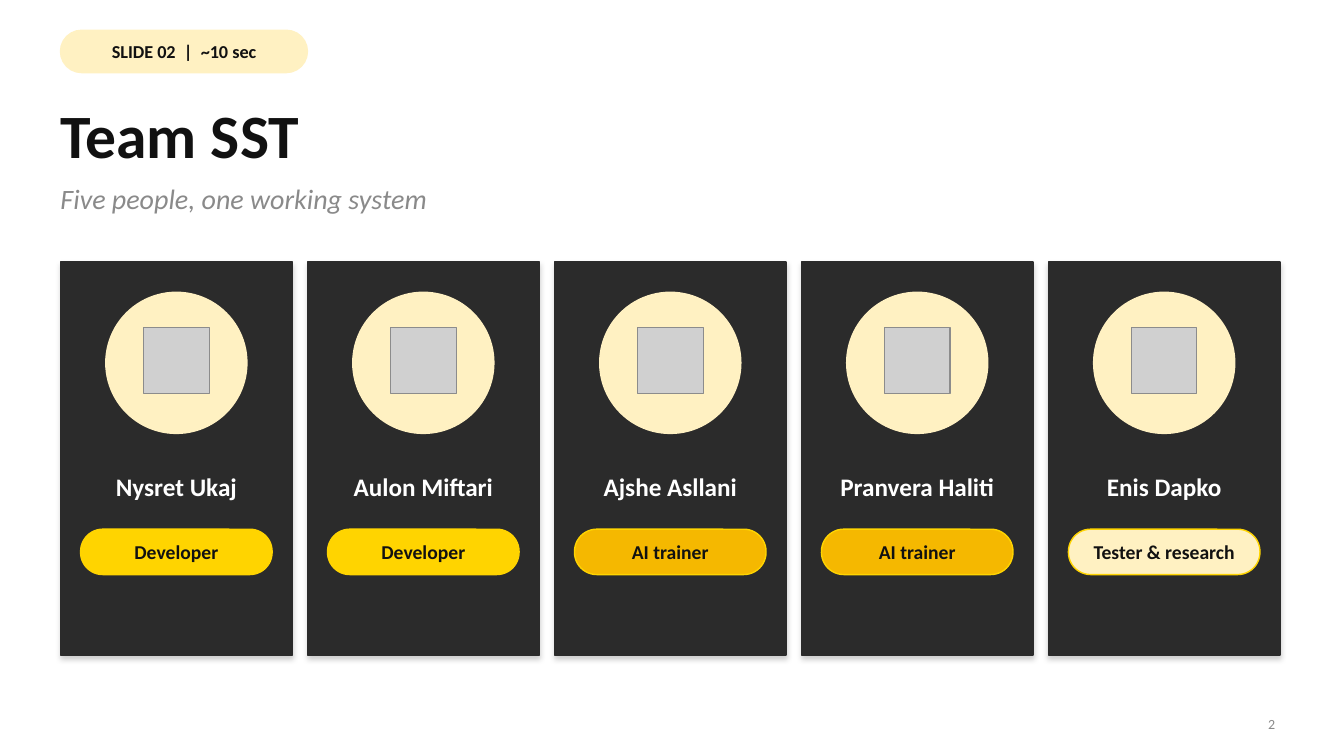
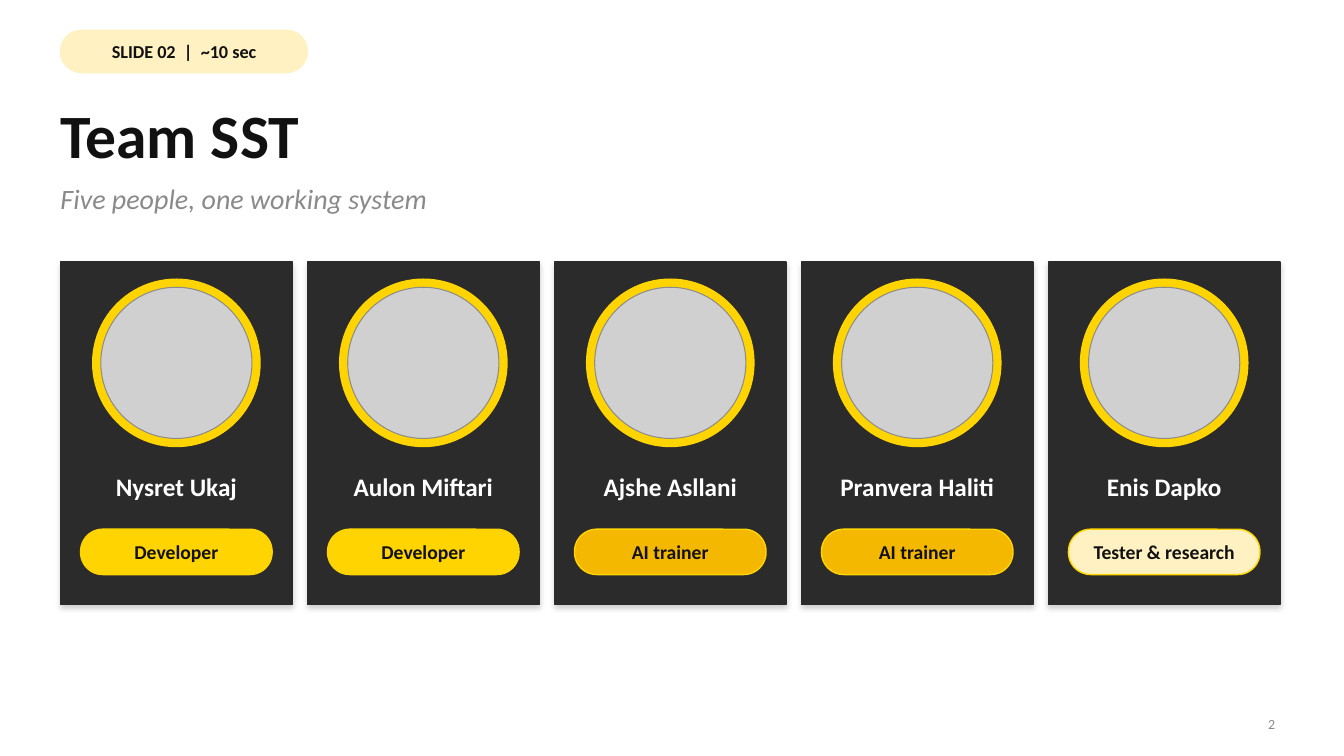
Before and after one commit to nysretukaj/hybrid-scope, a slide deck: slide 2 of pitch/HybridScope_pitch_3min.pptx. Drawn at 1344x756 pixels with LibreOffice and Linux fonts; fonts in the diff are those of the drawing; grey boxes stand for pictures. Boxes give left, top, right and bottom in pixels: in the first picture for what was removed or moved away, otherwise in the second. Text is boxed around its words. In the diff, an @@ line names an element or a change of style, - is before the commit and + after.

```diff
--- a/pitch/HybridScope_pitch_3min.pptx
+++ b/pitch/HybridScope_pitch_3min.pptx
@@ rectangle: place and size @@
-rectangle at [60, 262, 292, 655]
+rectangle at [60, 262, 292, 605]
@@ rectangle: place and size @@
-rectangle at [308, 262, 539, 655]
+rectangle at [308, 262, 539, 605]
@@ rectangle: place and size @@
-rectangle at [555, 262, 786, 655]
+rectangle at [555, 262, 786, 605]
@@ rectangle: place and size @@
-rectangle at [802, 262, 1033, 655]
+rectangle at [802, 262, 1033, 605]
@@ rectangle: place and size @@
-rectangle at [1049, 262, 1280, 655]
+rectangle at [1049, 262, 1280, 605]
@@ ellipse: place and size @@
-ellipse at [106, 292, 247, 434]
+ellipse at [93, 279, 260, 447]
@@ picture added at [101, 287, 252, 439] @@
@@ ellipse: place and size @@
-ellipse at [353, 292, 494, 434]
+ellipse at [340, 279, 507, 447]
@@ picture added at [348, 287, 499, 439] @@
@@ ellipse: place and size @@
-ellipse at [600, 292, 741, 434]
+ellipse at [587, 279, 754, 447]
@@ picture added at [595, 287, 746, 439] @@
@@ fill #FFF1C2 to #FFD400; outline #FFF1C2 1 pt to #FFD400 1 pt in 5 elements at [93, 279, 260, 447], [340, 279, 507, 447], [587, 279, 754, 447], [1081, 279, 1248, 447], [834, 279, 1001, 447] @@
@@ ellipse: place and size @@
-ellipse at [847, 292, 988, 434]
+ellipse at [834, 279, 1001, 447]
@@ picture added at [842, 287, 993, 439] @@
@@ ellipse: place and size @@
-ellipse at [1094, 292, 1235, 434]
+ellipse at [1081, 279, 1248, 447]
@@ picture added at [1089, 287, 1240, 439] @@
@@ picture removed at [144, 328, 210, 393] @@
@@ picture removed at [391, 328, 457, 393] @@
@@ picture removed at [638, 328, 704, 393] @@
@@ picture removed at [885, 328, 951, 393] @@
@@ picture removed at [1131, 328, 1197, 393] @@
```
Also in this commit, not shown: 2 other files.
